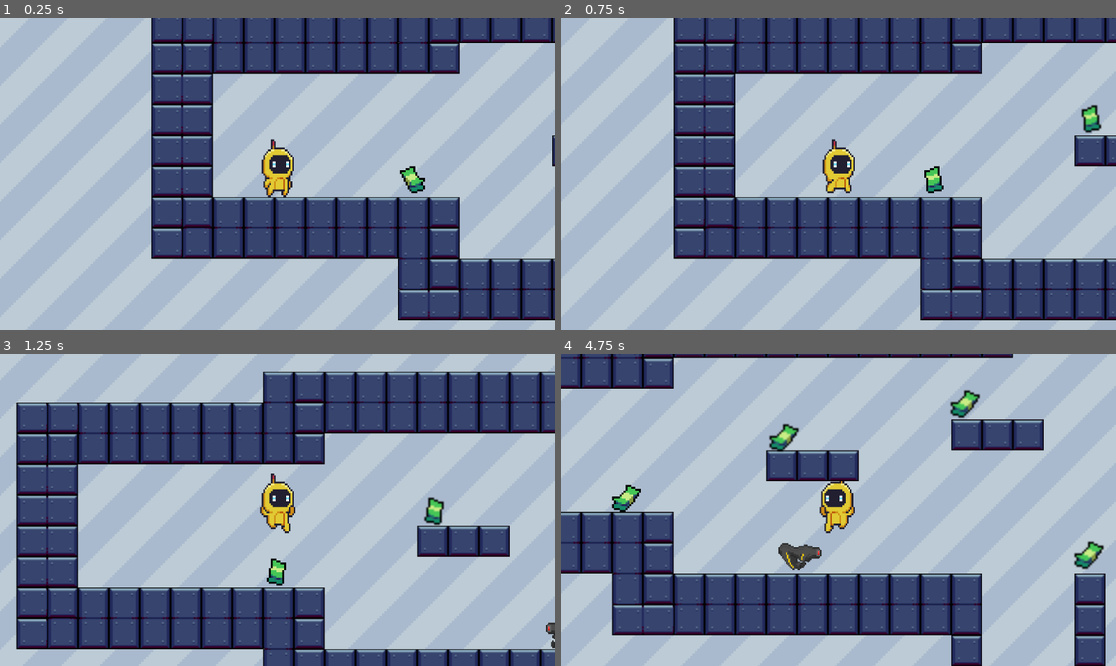
Above: before the commit, frames 1-4 (two rows, left to right).
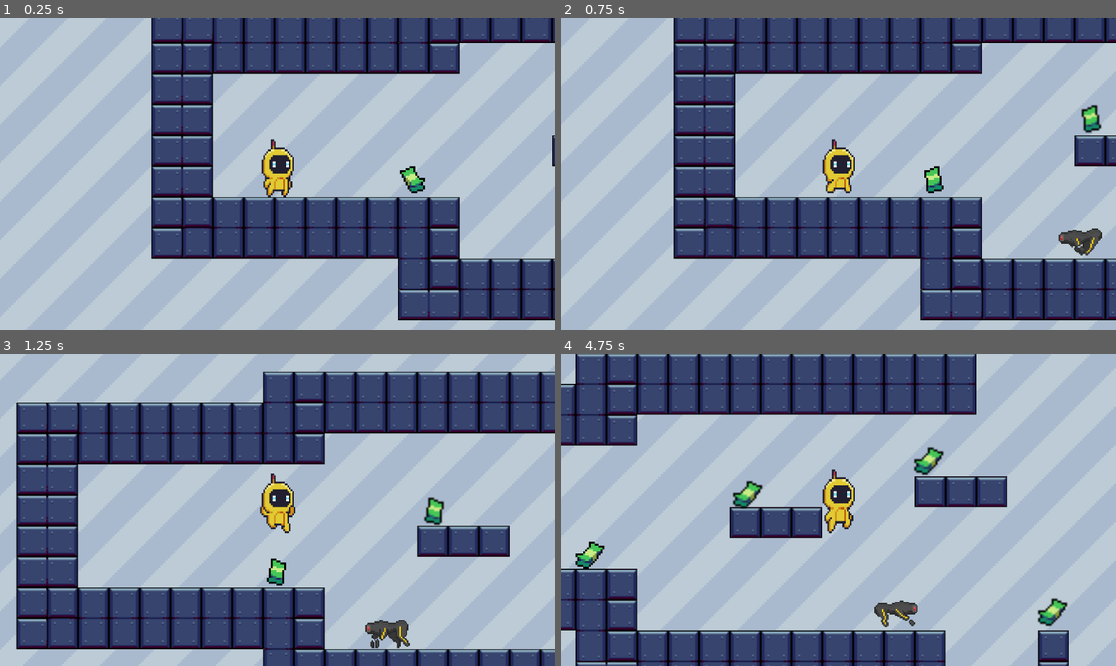
Above: after the commit, the same moments.

Repository: jmisidro/DDJD-PP
Game: Godot game, scene res://main.tscn
The game is run twice, just before and just after one commit, with the same random seed, the same clock (stepped at 60 frames per second) and the same inputs.
Inputs:
- Up to frame 1 (0.25 s): no input
- Up to frame 2 (0.75 s): hold Right (right) from 0.53 s (still down)
- Up to frame 3 (1.25 s): keep holding Right (right); tap Space (jump) at 0.77 s
- Up to frame 4 (4.75 s): tap Space (jump) at 1.52, 3.02, 3.77, 4.52 s; release Right (right) at 2.03 s; hold Left (left) 2.03-2.78 s; hold Right (right) 2.78-4.28 s; hold Left (left) from 4.28 s (still down)

Frame 1 is identical in both runs. In frame 2, 0.4% of the frame differs, in the area x 89-98%, y 67-77%; in frame 3, 0.6%; in frame 4, 53%, in the area x 0-99%, y 0-100%.

Commit message:
tweaking some values

Diff:
--- a/artifact-odyssey/scenes/robo_dob.gd
+++ b/artifact-odyssey/scenes/robo_dob.gd
@@ -9,7 +9,7 @@
 const CHASE_SPEED = 250.0
 
 # Variables
-var direction = 1 # 1 = right, -1 = left
+var direction = -1 # 1 = right, -1 = left
 var start_position
 var is_chasing = false
 var player = null
@@ -17,28 +17,34 @@
 # Called when the node is added to the scene
 func _ready() -> void:
 	start_position = position
+	ray_cast_2d.target_position = Vector2(-50, 0) # Facing Left
+	animated_sprite_2d.animation = "walking"
 
 # Physics update
 func _physics_process(delta: float) -> void:
 	if is_chasing and player:
-		# Chase the player
-		var to_player = player.position - position
-		velocity.x = sign(to_player.x) * CHASE_SPEED
-
-		# Flip the sprite based on direction
-		animated_sprite_2d.flip_h = velocity.x < 0
+		# Move directly towards the player's X position
+		if player.position.x < position.x:
+			velocity.x = -CHASE_SPEED  # Move Left
+			animated_sprite_2d.flip_h = false
+		else:
+			velocity.x = CHASE_SPEED  # Move Right
+			animated_sprite_2d.flip_h = true
 
 	else:
 		# Patrol between the defined area
 		velocity.x = direction * SPEED
 
 		if position.x > start_position.x + PATROL_AREA.x:
+			# Move to the left
 			direction = -1
 			animated_sprite_2d.flip_h = false
-
+			ray_cast_2d.target_position = Vector2(-PATROL_AREA.x, 0)  # Pointing Left
 		elif position.x < start_position.x - PATROL_AREA.x:
+			# Move to the right
 			direction = 1
 			animated_sprite_2d.flip_h = true
+			ray_cast_2d.target_position = Vector2(PATROL_AREA.x, 0)  # Pointing Right
 
 	move_and_slide()
 
